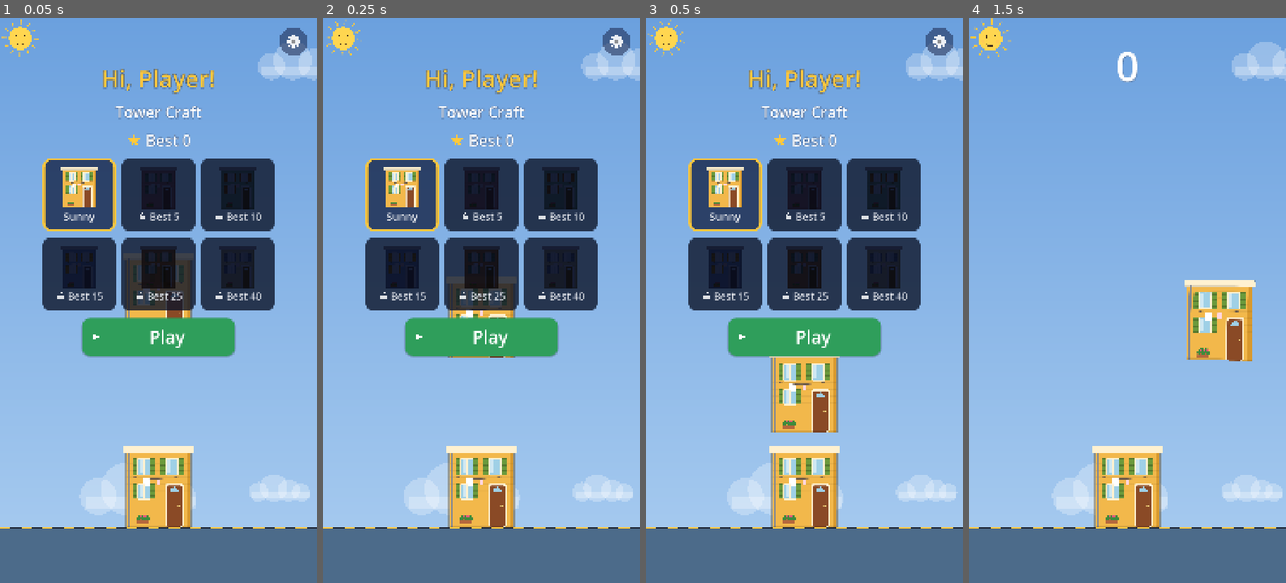
Above: before the commit, frames 1-4 (left to right).
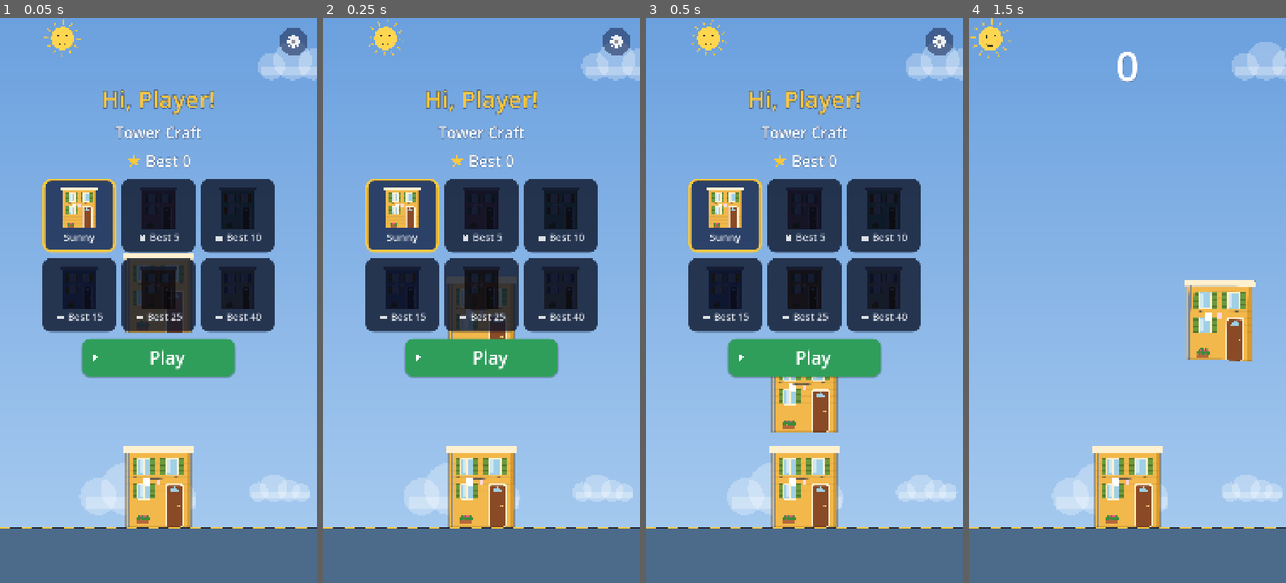
Above: after the commit, the same moments.

Repository: truocpham/tower-craft
Game: Godot game, scene res://scenes/main.tscn
Two runs of this game, one before a commit and one after it. Both use one fixed random seed, a clock stepped at 60 frames per second and the inputs below.
Inputs (mouse positions are in pixels of both pictures, inside the frame that each line leads up to):
- Up to frame 1 (0.05 s): no input
- Up to frame 2 (0.25 s): no input
- Up to frame 3 (0.5 s): no input
- Up to frame 4 (1.5 s): click "Play" at 0.5 s; tap Enter at 1.25, 1.35 s; move the mouse to (1197, 272) at 1.27 s; click (1197, 272) at 1.42 s

The runs differ from the first frame. In frame 1, 17% of the frame differs, in the area x 0-87%, y 0-64%; in frame 2, 17%; in frame 3, 17%; in frame 4, nothing differs.

Commit message:
Add break reminder and clear the title sun from the switch-player button

Diff:
--- a/game/data/tuning.tres
+++ b/game/data/tuning.tres
@@ -64,3 +64,5 @@
 demo_restart_delay_seconds = 1.5
 demo_tower_blocks = 3
 demo_drop_window_units = 0.05
+break_minutes_options = PackedInt32Array(10, 20, 30)
+break_minutes_default = 20
--- /dev/null
+++ b/game/scripts/break_timer.gd
@@ -0,0 +1,32 @@
+class_name BreakTimer
+extends RefCounted
+## Counts play time for the break reminder. It only becomes due after enough
+## play, and a break is only offered once the current run has ended.
+
+var enabled: bool = false
+var limit_seconds: float = 0.0
+var elapsed: float = 0.0
+
+
+func configure(on: bool, minutes: int) -> void:
+	enabled = on
+	limit_seconds = minutes * 60.0
+
+
+## Call every frame with whether a run is being played.
+func step(delta: float, playing: bool) -> void:
+	if enabled and playing:
+		elapsed += delta
+
+
+func is_due() -> bool:
+	return enabled and limit_seconds > 0.0 and elapsed >= limit_seconds
+
+
+## Call when a run has ended. True when the break screen should show now.
+func run_ended() -> bool:
+	return is_due()
+
+
+func reset() -> void:
+	elapsed = 0.0
--- a/game/scripts/main.gd
+++ b/game/scripts/main.gd
@@ -3,7 +3,8 @@
 ## and feeds it input. Look and feel ported from prototype/index.html.
 
 ## START is the title screen. WHO and PARENT are the profile picker and parent area.
-enum Screen { START, PLAY, OVER, WHO, PARENT }
+## BREAK is the "time for a break" screen shown after a run when the reminder is due.
+enum Screen { START, PLAY, OVER, WHO, PARENT, BREAK }
 
 const TUNING_PATH := "res://data/tuning.tres"
 const SKY := [
@@ -40,6 +41,7 @@
 var audio: AudioManager
 var confetti := Confetti.new()
 var sun := SmilingSun.new()
+var break_timer := BreakTimer.new()
 
 
 func _ready() -> void:
@@ -83,6 +85,7 @@
 	best = p["best"]
 	if settings != null:
 		settings.player_name = p["name"]
+	break_timer.configure(store.settings["break_reminder"], store.settings["break_minutes"])
 
 
 func go_home() -> void:
@@ -192,6 +195,7 @@
 func advance(delta: float) -> void:
 	if screen == Screen.START:
 		_demo(delta)
+	break_timer.step(delta, screen == Screen.PLAY)
 	if screen != Screen.PARENT and screen != Screen.WHO:
 		sim.step(delta)
 	pop_time += delta
@@ -220,7 +224,11 @@
 		last_result = {"score": sim.score, "best": best, "recent": store.current()["recent"].duplicate(), "new_best": r["new_best"], "unlocked": r["unlocked"]}
 	if screen == Screen.OVER and not _complete_shown and sim.game_over_ready():
 		_complete_shown = true
-		shell.show_complete(last_result)
+		if break_timer.run_ended():
+			screen = Screen.BREAK
+			shell.show_break()
+		else:
+			shell.show_complete(last_result)
 	for c in clouds:
 		c["x"] += c["v"] * delta
 		if c["x"] > 1.3:
@@ -268,7 +276,8 @@
 	elif sim.state == GameSim.State.PLAY:
 		var hp := sim.hang_pos()
 		_hang(hp["x"], hp["wb"], sim.top_block()["w"], sim.palette_for(sim.blocks.size()), hp["rot"], true)
-	sun.draw(self, sim.unit_px)
+	# On the title the switch-player button sits top-left; the sun clears it.
+	sun.draw(self, sim.unit_px, Shell.CORNER_CLEAR if screen == Screen.START else 0.0)
 	confetti.draw(self)
 	_draw_ui(w, h)
 
@@ -371,3 +380,15 @@
 	var small := int(maxf(vmin * 0.03, 16.0))
 	if screen == Screen.PLAY and sim.fall.is_empty() and sim.score == 0:
 		_text("Tap / click / Space to drop", h * 0.97, small, Color.WHITE)
+
+
+## Break screen, "keep playing": starts a fresh run and the play clock over.
+func keep_playing() -> void:
+	break_timer.reset()
+	start_play()
+
+
+## Break screen, "home": the play clock starts over.
+func break_home() -> void:
+	break_timer.reset()
+	go_home()
--- a/game/scripts/profile_store.gd
+++ b/game/scripts/profile_store.gd
@@ -17,7 +17,8 @@
 
 
 static func default_settings() -> Dictionary:
-	return {"break_reminder": false}
+	var t: Tuning = load("res://data/tuning.tres")
+	return {"break_reminder": false, "break_minutes": t.break_minutes_default}
 
 
 func _init(p: String = DEFAULT_PATH) -> void:
@@ -45,8 +46,12 @@
 	var s = data.get("settings", {})
 	if s is Dictionary:
 		for k in settings:
-			if s.get(k) is bool:
+			if settings[k] is bool and s.get(k) is bool:
 				settings[k] = s[k]
+		var mins = s.get("break_minutes")
+		var t: Tuning = load("res://data/tuning.tres")
+		if _is_num(mins) and int(mins) in t.break_minutes_options:
+			settings["break_minutes"] = int(mins)
 	var plist = data.get("profiles", [])
 	if not plist is Array:
 		return
--- a/game/scripts/shell.gd
+++ b/game/scripts/shell.gd
@@ -9,6 +9,8 @@
 const RED := Color("#c0443c")
 const GREY := Color("#6b7385")
 const PANEL := Color(0.10, 0.16, 0.30, 0.82)
+## Width of the top-left corner button area (margin, button, gap) that the sun keeps clear of.
+const CORNER_CLEAR := 32.0 + ParentGate.SIZE + 16.0
 const DIFF_NAMES := {"easy": "Easy", "normal": "Normal", "hard": "Hard"}
 
 var main: Node
@@ -125,7 +127,7 @@
 	m.set_anchors_and_offsets_preset(Control.PRESET_FULL_RECT)
 	m.add_theme_constant_override("margin_left", 40)
 	m.add_theme_constant_override("margin_right", 40)
-	m.add_theme_constant_override("margin_top", 150 if vertical_top else 40)
+	m.add_theme_constant_override("margin_top", 220 if vertical_top else 40)
 	m.add_theme_constant_override("margin_bottom", 40)
 	parent.add_child(m)
 	return m
@@ -298,6 +300,38 @@
 	v.add_child(buttons)
 
 
+# ---------- break reminder ----------
+
+## Gentle full-screen "time for a break", shown after a run when the parent's reminder is due.
+func show_break() -> void:
+	var r := _screen()
+	var bg := ColorRect.new()
+	bg.color = Color("#2b4a7a")
+	bg.mouse_filter = Control.MOUSE_FILTER_STOP
+	bg.set_anchors_and_offsets_preset(Control.PRESET_FULL_RECT)
+	r.add_child(bg)
+	var cc := CenterContainer.new()
+	cc.mouse_filter = Control.MOUSE_FILTER_IGNORE
+	cc.set_anchors_and_offsets_preset(Control.PRESET_FULL_RECT)
+	r.add_child(cc)
+	var v := _box(true, 36)
+	cc.add_child(v)
+	v.add_child(_icon("clock", 220, GOLD))
+	v.add_child(_label("Time for a break!", 96, GOLD))
+	v.add_child(_label("Stretch, have a drink,\nthen come back.", 52))
+	var keep := KButton.new("Keep playing", "play", GREEN, 700, 60)
+	keep.custom_minimum_size.y = 140
+	keep.pressed.connect(main.keep_playing)
+	var home := KButton.new("Go home", "home", BLUE, 560, 52)
+	home.custom_minimum_size.y = 120
+	home.pressed.connect(main.break_home)
+	for b in [keep, home]:
+		var c := CenterContainer.new()
+		c.mouse_filter = Control.MOUSE_FILTER_IGNORE
+		c.add_child(b)
+		v.add_child(c)
+
+
 # ---------- parent area ----------
 
 func show_parent() -> void:
@@ -344,6 +378,7 @@
 	v.add_child(_toggle("Voice", "voice_on", "voice"))
 	v.add_child(_section("Rest"))
 	v.add_child(_toggle("Break", "break_reminder", "clock"))
+	v.add_child(_minutes_button())
 	v.add_child(_section("Scores"))
 	var reset := KButton.new("Reset scores", "replay", RED, 460, 38)
 	reset.pressed.connect(func() -> void:
@@ -402,6 +437,18 @@
 	return b
 
 
+## Cycles the break reminder length through the options in tuning.tres.
+func _minutes_button() -> Control:
+	var opts: PackedInt32Array = main.tuning.break_minutes_options
+	var b := KButton.new("Every %d min" % store.settings["break_minutes"], "clock", BLUE, 400, 38)
+	b.pressed.connect(func() -> void:
+		var i := opts.find(store.settings["break_minutes"])
+		store.settings["break_minutes"] = opts[(i + 1) % opts.size()]
+		store.save()
+		b.text = "Every %d min" % store.settings["break_minutes"])
+	return b
+
+
 func _get_toggle(key: String) -> bool:
 	return store.settings[key] if store.settings.has(key) else main.settings.get(key)
 
--- a/game/scripts/smiling_sun.gd
+++ b/game/scripts/smiling_sun.gd
@@ -15,9 +15,10 @@
 	joy = maxf(0.0, joy - dt / 1.2)
 
 
-func draw(ci: CanvasItem, unit: float) -> void:
+## `inset` moves the sun right, to clear a corner button.
+func draw(ci: CanvasItem, unit: float, inset: float = 0.0) -> void:
 	var r := clampf(unit * 0.16, 28.0, 56.0) * (1.0 + 0.25 * joy)
-	var c := Vector2(r * 1.8, r * 1.8 - joy * r * 0.3 * absf(sin(t * 14.0)))
+	var c := Vector2(inset + r * 1.8, r * 1.8 - joy * r * 0.3 * absf(sin(t * 14.0)))
 	for k in 12:
 		var d := Vector2.from_angle(TAU * k / 12.0 + t * 0.4)
 		ci.draw_line(c + d * r * 1.25, c + d * r * (1.6 + 0.35 * joy), Color8(255, 201, 60), 4.0, true)
--- a/game/scripts/tuning.gd
+++ b/game/scripts/tuning.gd
@@ -37,6 +37,11 @@
 @export var demo_tower_blocks: int = 0
 @export var demo_drop_window_units: float = 0.0
 
+@export_group("Break reminder")
+## Minutes of play the parent can choose from, and the default.
+@export var break_minutes_options: PackedInt32Array = PackedInt32Array()
+@export var break_minutes_default: int = 0
+
 
 func preset(difficulty: String) -> DifficultyPreset:
 	match difficulty:
--- /dev/null
+++ b/game/tests/test_break.gd
@@ -0,0 +1,134 @@
+extends TestCase
+## Break reminder: the timer, the saved choice and the screen after a run.
+
+const TMP := "user://test_break.json"
+
+
+func test_timer_only_due_when_on_and_after_enough_play() -> void:
+	var t := BreakTimer.new()
+	t.configure(false, 10)
+	t.step(10000.0, true)
+	check(not t.is_due(), "off: never due")
+	check(not t.run_ended(), "off: no break after a run")
+	t.configure(true, 10)
+	t.reset()
+	t.step(599.0, true)
+	check(not t.run_ended(), "not due before ten minutes")
+	t.step(500.0, false)
+	check(not t.run_ended(), "time off the play screen does not count")
+	t.step(1.0, true)
+	check(t.is_due() and t.run_ended(), "due at ten minutes")
+	t.reset()
+	check(not t.run_ended(), "reset clears it")
+
+
+func test_options_and_default_in_tuning() -> void:
+	var tun: Tuning = load("res://data/tuning.tres")
+	check_eq(Array(tun.break_minutes_options), [10, 20, 30], "options")
+	check_eq(tun.break_minutes_default, 20, "default")
+	var s := ProfileStore.new(TMP)
+	s.load_file()
+	check_eq(s.settings["break_reminder"], false, "off by default")
+	check_eq(s.settings["break_minutes"], 20, "20 by default")
+	s.settings["break_reminder"] = true
+	s.settings["break_minutes"] = 30
+	s.save()
+	var r := ProfileStore.new(TMP)
+	r.load_file()
+	check_eq(r.settings["break_minutes"], 30, "minutes saved")
+	check_eq(r.settings["break_reminder"], true, "toggle saved")
+	var f := FileAccess.open(TMP, FileAccess.WRITE)
+	f.store_string('{"settings": {"break_minutes": 7}, "profiles": []}')
+	f = null
+	r.load_file()
+	check_eq(r.settings["break_minutes"], 20, "unknown minutes fall back to default")
+	DirAccess.remove_absolute(TMP)
+
+
+func _main(on: bool, minutes: int) -> Node:
+	DirAccess.remove_absolute(TMP)
+	var seed_store := ProfileStore.new(TMP)
+	seed_store.load_file()
+	seed_store.settings["break_reminder"] = on
+	seed_store.settings["break_minutes"] = minutes
+	seed_store.save()
+	var main: Node = load("res://scenes/main.tscn").instantiate()
+	main.store_path = TMP
+	main.settings = GameSettings.load_from("user://test_break.cfg")
+	tree.root.add_child(main)
+	return main
+
+
+## Plays until the run ends by dropping off to the side.
+func _end_run(main: Node) -> void:
+	var sim: GameSim = main.sim
+	var drops := 0
+	while sim.state == GameSim.State.PLAY and drops < 40:
+		sim.phase = PI / 2.0
+		main.press()
+		var n := 0
+		while not sim.fall.is_empty() and n < 1000:
+			main.advance(0.016)
+			n += 1
+		drops += 1
+	for i in 80:
+		main.advance(0.02)
+
+
+func _texts(n: Node, out: Array) -> Array:
+	if n is Label or n is Button:
+		out.append(n.text)
+	for c in n.get_children():
+		_texts(c, out)
+	return out
+
+
+func _free(main: Node) -> void:
+	tree.root.remove_child(main)
+	main.free()
+	DirAccess.remove_absolute(TMP)
+
+
+func test_break_screen_only_after_run_ends() -> void:
+	var main := _main(true, 10)
+	await tree.process_frame
+	main.start_play()
+	main.break_timer.elapsed = 10 * 60.0 + 5.0
+	main.advance(0.016)
+	check_eq(main.screen, main.Screen.PLAY, "time is up but the run goes on")
+	_end_run(main)
+	await tree.process_frame
+	check_eq(main.screen, main.Screen.BREAK, "break screen after run ends")
+	var texts := _texts(main.shell, [])
+	check("Time for a break!" in texts and "Keep playing" in texts and "Go home" in texts, "break screen text")
+	main.keep_playing()
+	check_eq(main.screen, main.Screen.PLAY, "keep playing starts a run")
+	check(not main.break_timer.is_due(), "clock restarted")
+	_free(main)
+
+
+func test_no_break_screen_when_off() -> void:
+	var main := _main(false, 10)
+	await tree.process_frame
+	main.start_play()
+	main.break_timer.elapsed = 100000.0
+	_end_run(main)
+	await tree.process_frame
+	check_eq(main.screen, main.Screen.OVER, "normal run complete screen")
+	_free(main)
+
+
+func test_go_home_from_break() -> void:
+	var main := _main(true, 10)
+	await tree.process_frame
+	main.start_play()
+	for i in 700:
+		main.advance(1.0)
+		if main.sim.state == GameSim.State.OVER:
+			break
+	_end_run(main)
+	await tree.process_frame
+	check_eq(main.screen, main.Screen.BREAK, "break after ten minutes of play time")
+	main.break_home()
+	check_eq(main.screen, main.Screen.START, "home")
+	_free(main)
Not shown, added: game/scripts/break_timer.gd.uid
Not shown, added: game/tests/test_break.gd.uid
